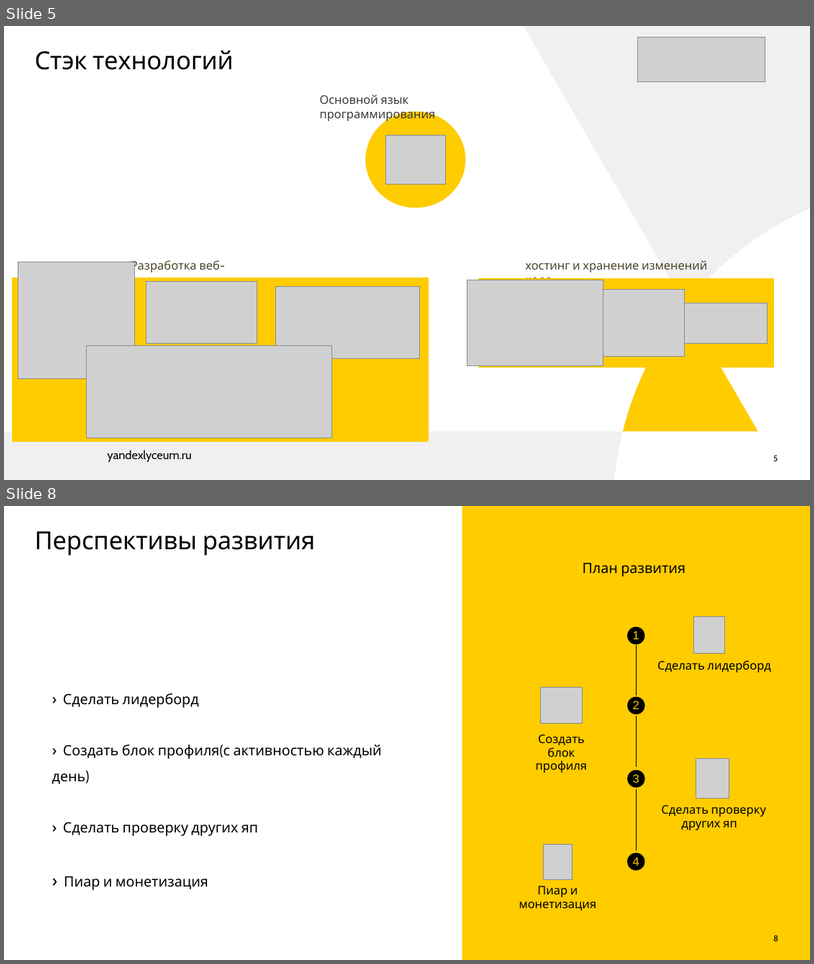
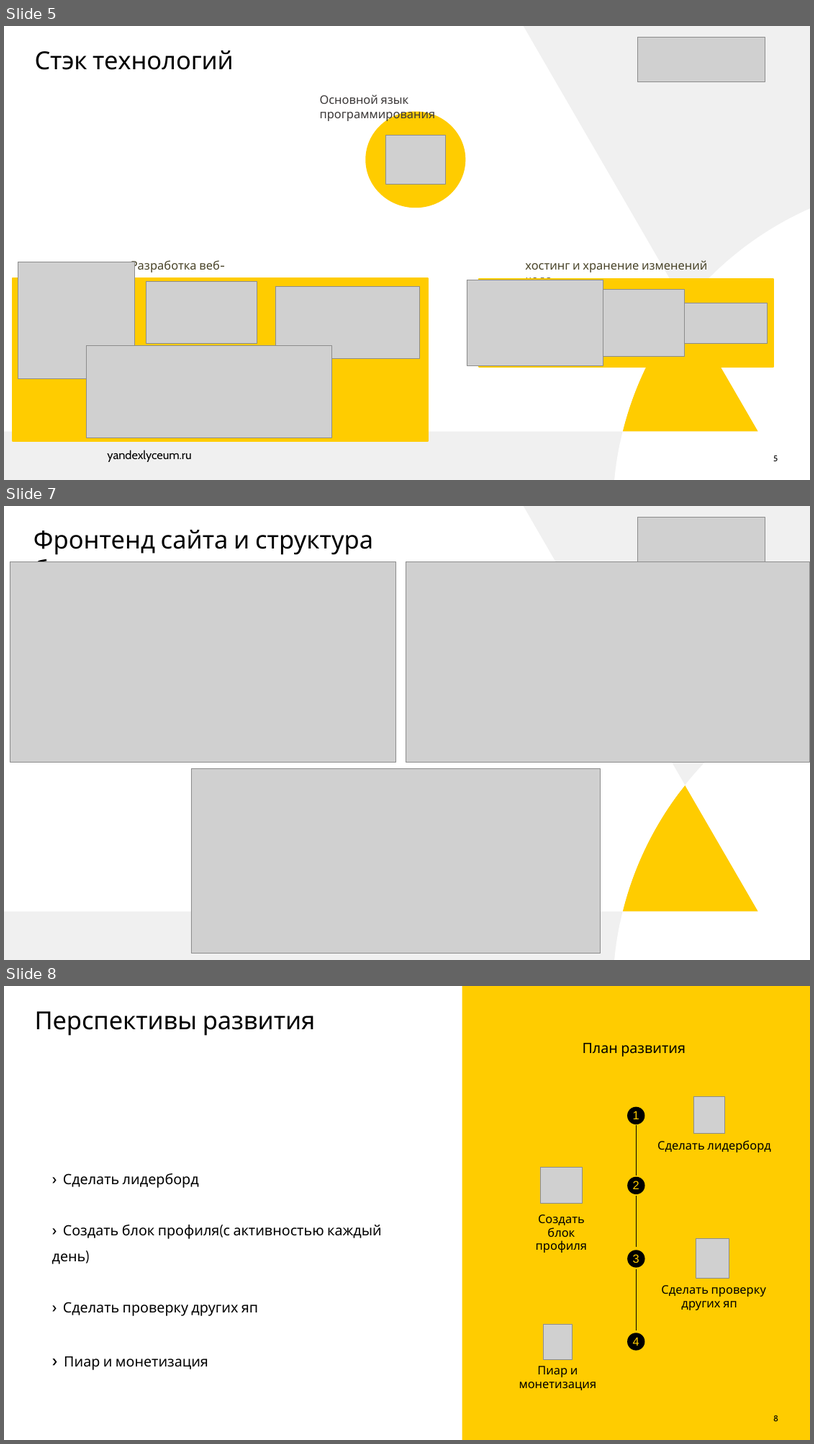
Before and after one commit to RadmirRamazanov/AreteLMS, a slide deck: docs/Presentation.pptx. Shown one above the other, each under a label of ours: slides 5 and 8 before the commit, slides 5, 7 and 8 after it; the slides between them are not shown. The pictures are 814x964 and 814x1444 pixels, drawn with LibreOffice and Linux fonts; fonts in the diff are those of the drawing; grey boxes stand for pictures. Boxes give left, top, right and bottom in pixels: in the first picture for what was removed or moved away, otherwise in the second. Text is boxed around its words. In the diff, an @@ line names an element or a change of style, - is before the commit and + after.

Commit message:
обновил фронтенд, пофиксил таски, тесты

```diff
--- a/docs/Presentation.pptx
+++ b/docs/Presentation.pptx
@@ slide 7 added at [4, 506, 810, 960], background #FFFFFF; not listed: 3 template elements that a slide beside it also shows @@
@@ picture added at [638, 517, 765, 561] @@
@@ title added at [34, 530, 373, 562], 42 pt, text #000000 @@
+Фронтенд сайта и структура бэка
@@ picture added at [10, 561, 396, 762] @@
@@ picture added at [406, 561, 810, 762] @@
@@ picture added at [191, 768, 600, 952] @@
```
Also in this commit, not shown: 3 slides changed, 1 slide removed, 16 other files.
